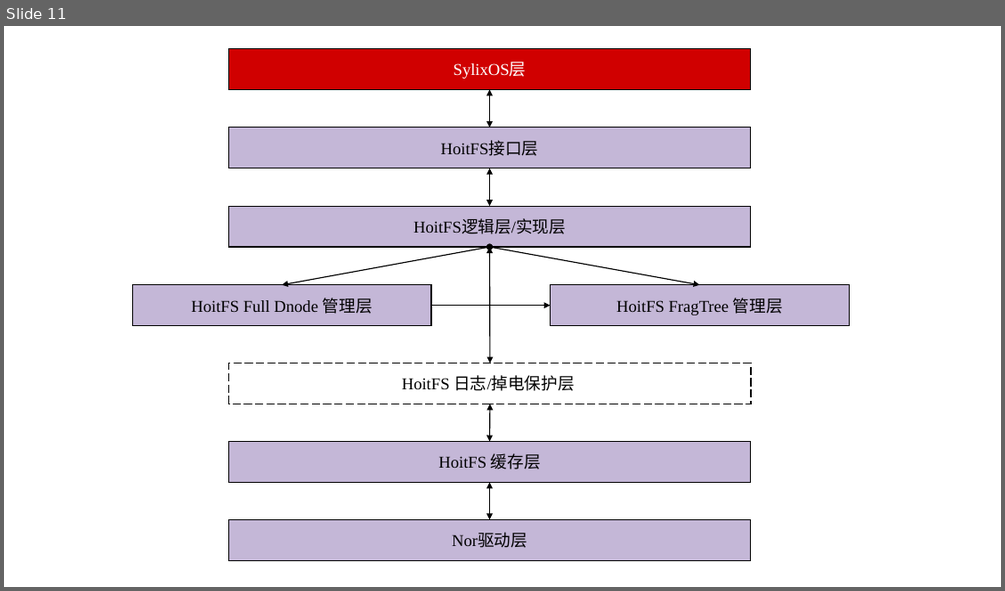
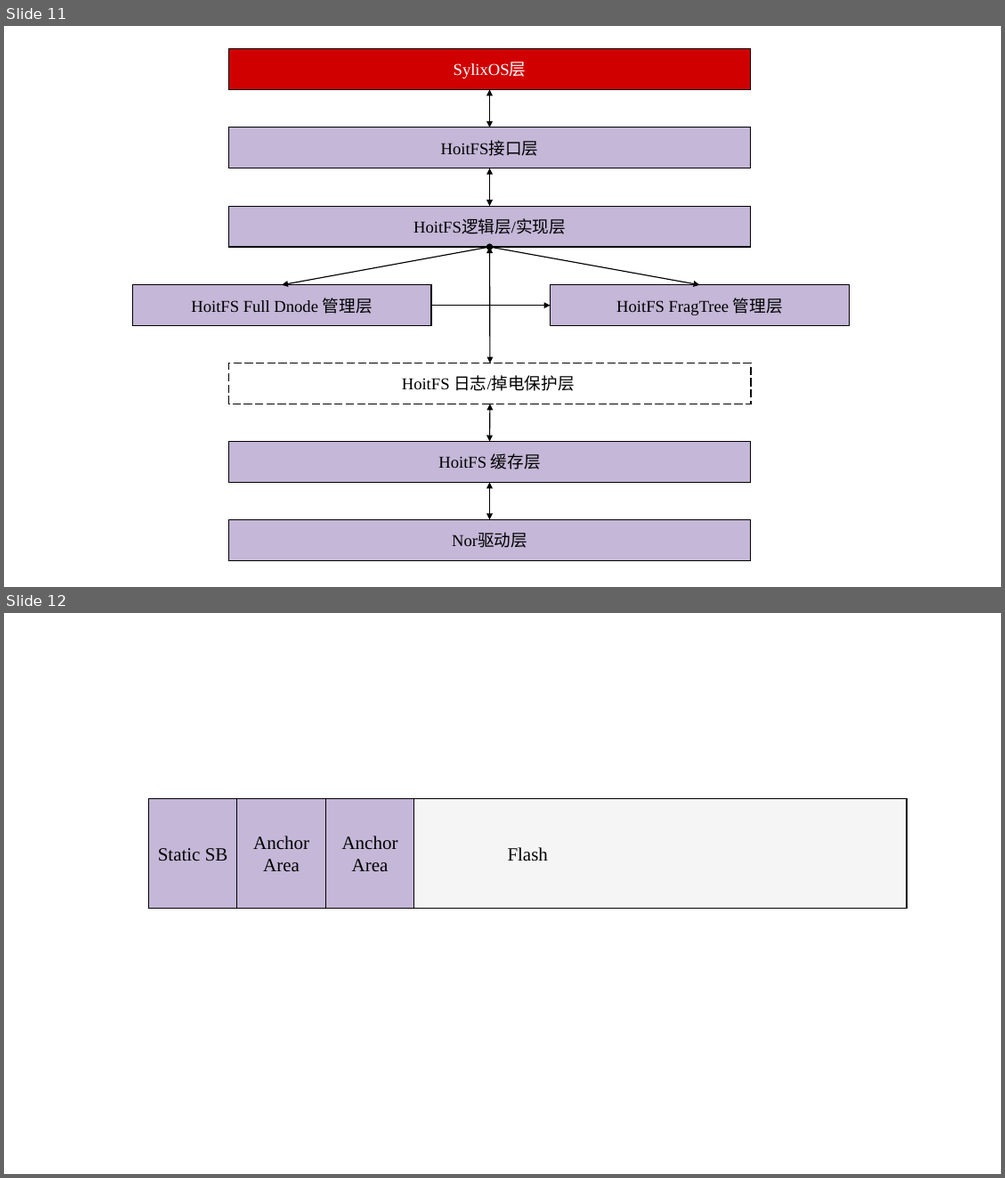
Before and after one commit to Hoit-23o2/HoitOS, a slide deck: Records/Files/绘图.pptx. Shown one above the other, each under a label of ours: slide 11 before the commit, slides 11 and 12 after it. The pictures are 1005x591 and 1005x1178 pixels, drawn with LibreOffice and Linux fonts; fonts in the diff are those of the drawing. Boxes give left, top, right and bottom in pixels: in the first picture for what was removed or moved away, otherwise in the second. Text is boxed around its words. In the diff, an @@ line names an element or a change of style, - is before the commit and + after.

```diff
--- a/Records/Files/绘图.pptx
+++ b/Records/Files/绘图.pptx
@@ slide 12 added at [4,613,1001,1174], background #FFFFFF @@
@@ rectangle added at [148,798,906,908], fill #F5F5F5, outline #000000 1 pt, 18 pt, text #000000 @@
+Flash
@@ rectangle added at [148,798,236,908], fill #C4B7D7, outline #000000 1 pt, 18 pt, text #000000 @@
+Static SB
@@ rectangle added at [237,798,325,908], fill #C4B7D7, outline #000000 1 pt, 18 pt, text #000000 @@
+Anchor Area
@@ rectangle added at [325,798,413,908], fill #C4B7D7, outline #000000 1 pt, 18 pt, text #000000 @@
+Anchor
+Area
```
Also in this commit, not shown: 1 other slide added, 23 other files.
